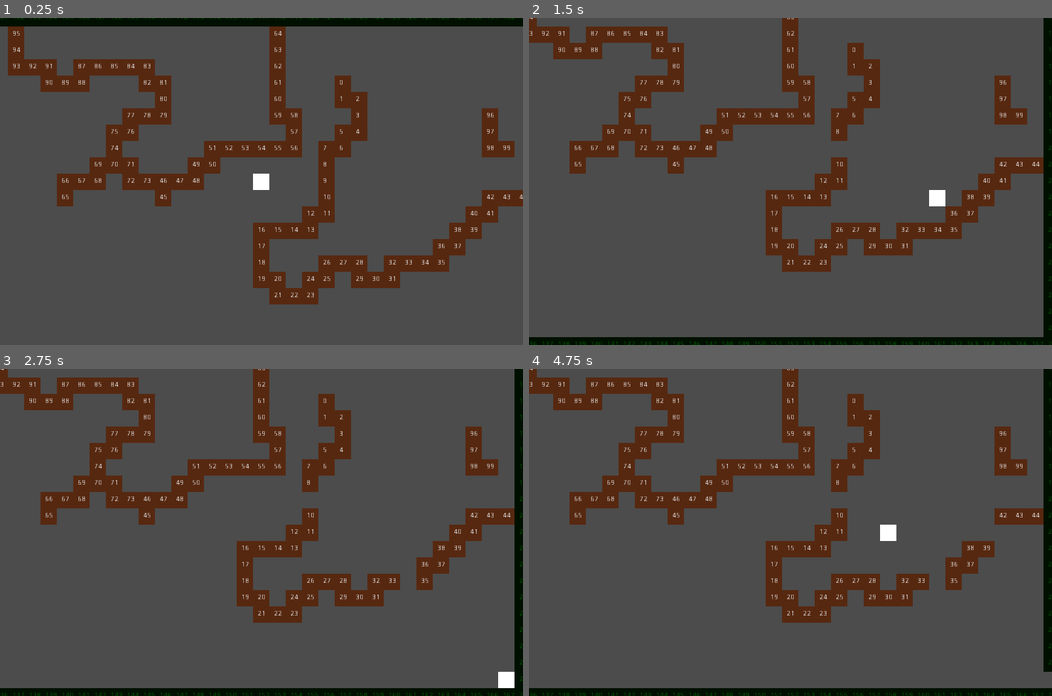
Above: before the commit, frames 1-4 (two rows, left to right).
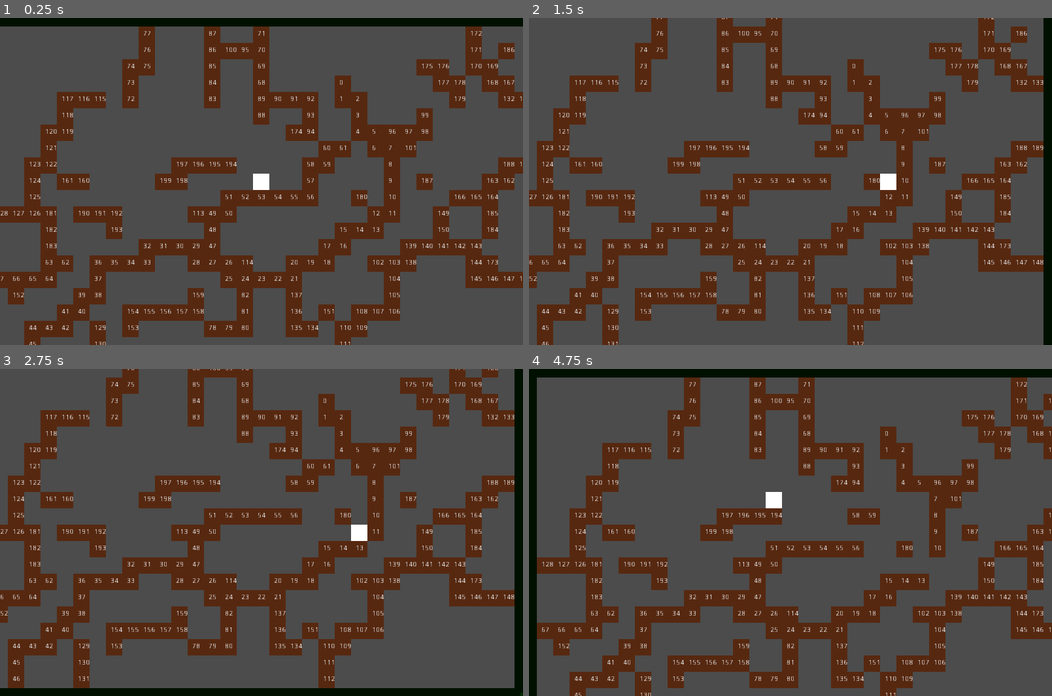
Above: after the commit, the same moments.

Repository: LucasCarrias/Topdown-Pathfinder
Game: Godot game, scene res://Scenes/Game.tscn
The game is run twice, just before and just after one commit, with the same random seed, the same clock (stepped at 60 frames per second) and the same inputs.
Inputs:
- Up to frame 1 (0.25 s): no input
- Up to frame 2 (1.5 s): tap Enter (ui_accept) at 0.5, 0.77 s; hold Right (ui_right) 0.53-1.28 s; hold Down (ui_down) from 1.28 s (still down)
- Up to frame 3 (2.75 s): tap Enter (ui_accept) at 1.52 s; release Down (ui_down) at 2.03 s; hold Right (ui_right) from 2.03 s (still down)
- Up to frame 4 (4.75 s): tap Enter (ui_accept) at 2.75, 3.02, 3.77, 4.25, 4.52 s; release Right (ui_right) at 2.78 s; hold Up (ui_up) 2.78-3.53 s; hold Left (ui_left) from 3.53 s (still down)

The runs differ from the first frame. In frame 1, 37% of the frame differs, in the area x 0-100%, y 0-100%; in frame 2, 38%; in frame 3, 36%; in frame 4, 42%.

Commit message:
Add double_check in check_steps function on Wall

Diff:
--- a/Scripts/Game.gd
+++ b/Scripts/Game.gd
@@ -16,8 +16,6 @@
 func create_map():
 	var map_gen = MAP_GEN.instance()
 
-
-
 func create_camera():
 	var camera = Camera2D.new()
 	$Player.add_child(camera)
--- a/Scripts/MapGenerator.gd
+++ b/Scripts/MapGenerator.gd
@@ -10,7 +10,7 @@
 
 func _ready():
 	rng.randomize()
-	while get_child_count() < 100:
+	while get_child_count() < 200:
 		walls_generator(100)
 	create_borders()
 
@@ -33,7 +33,7 @@
 	var current_pos
 	var loops = 0
 	var done = false
-	var steps = object.check_steps(last_pos, false)
+	var steps = object.check_steps(last_pos, true) #Possible steps
 	while not done and loops < 50:
 		loops += 1
 		if steps == []:
@@ -72,6 +72,7 @@
 		for x in range(-1,WINDOW_GRID.x+1):
 			wall = WALL.instance()
 			add_child(wall)
+			wall.get_node("Label").visible = false
 			wall.modulate = Color(0,0.4,0)
 			wall.global_position = Vector2(32*x, y)
 
@@ -79,6 +80,7 @@
 		for y in range(-1,WINDOW_GRID.y+1):
 			wall = WALL.instance()
 			add_child(wall)
+			wall.get_node("Label").visible = false
 			wall.modulate = Color(0,0.4,0)
 			wall.global_position = Vector2(x, 32*y)
 	wall = WALL.instance()
--- a/Scripts/Wall.gd
+++ b/Scripts/Wall.gd
@@ -9,32 +9,30 @@
 func check_steps(pos, double_check):
 	var possible_movements = []
 	var step = Vector2()
-	var check_list = [-64,-32,0,32,64] if double_check else [-32,0,32]
-	for x in check_list:
+	var check_list = [0,-32,32,-64,64] if double_check else [0,-32,32]
+	for x in [-32,32]:
 		var possible = true
-		for y in [-32,0,32]:
+		for y in check_list:
 			if (x!=-64 and x!=64):
 				step = Vector2(x,y)
 			if !is_single_pos(pos+Vector2(x,y)) or !is_pos_on_window(pos+Vector2(x,y)):
 				possible = false
 				break
 
-		if (x!=-64 and x!=64):
+		if possible:
 			step = Vector2(step.x, 0)
-
-		if possible:
 			possible_movements.append(step)
 
-	for y in check_list:
+	for y in [-32,32]:
 		var possible = true
-		for x in [-32,0,32]:
+		for x in check_list:
 			if (y!=-64 and y!=64):
 				step = Vector2(x,y)
 			if !is_single_pos(pos+Vector2(x,y)) or !is_pos_on_window(pos+Vector2(x,y)):
 				possible = false
 				break
-		if (y!=-64 and y!=64):
-			step = Vector2(0, step.y)
+
+
 		if possible:
 			step = Vector2(0, step.y)
 			possible_movements.append(step)
